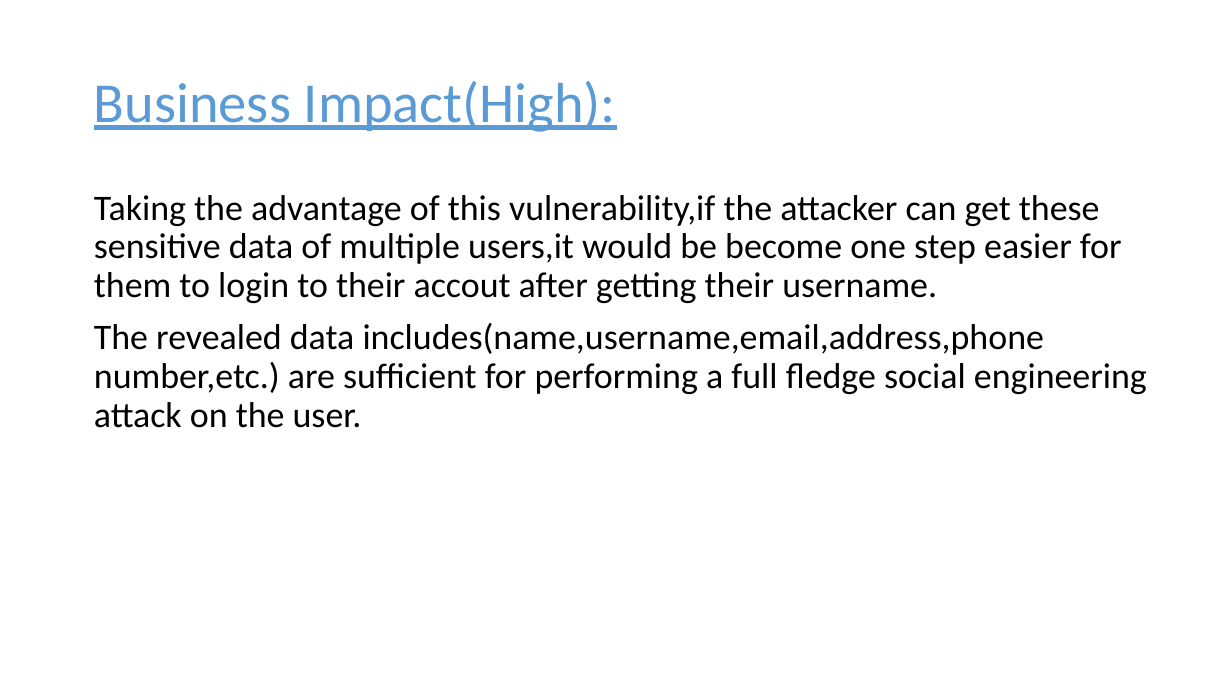
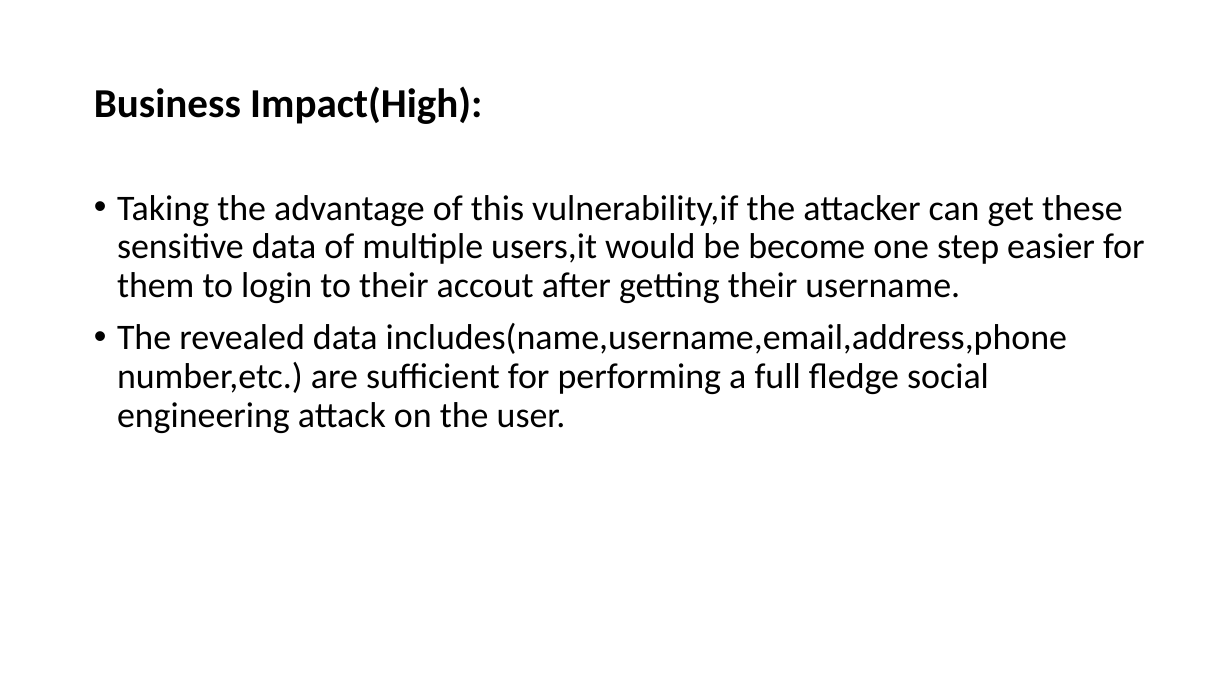
Before and after one commit to RocktimRajkumar/CEH-hack-a-thon, a slide deck: slide 89 of reports/Lifestyle Store/LifeStyle Store Application Reports.pptx (slide 90 before the commit). Drawn at 1232x693 pixels with LibreOffice and Linux fonts; fonts in the diff are those of the drawing. Boxes give left, top, right and bottom in pixels: in the first picture for what was removed or moved away, otherwise in the second. Text is boxed around its words. In the diff, an @@ line names an element or a change of style, - is before the commit and + after.

```diff
--- a/reports/Lifestyle Store/LifeStyle Store Application Reports.pptx
+++ b/reports/Lifestyle Store/LifeStyle Store Application Reports.pptx
@@ title "Business Impact(High):" at [94, 87, 482, 124]: size 44 to 32 pt, text colour #5B9BD5 to #000000, bold on, underline off @@
@@ text "Taking the advantage of this ..." at [117, 195, 1145, 433]: bullet none to • @@
```
Also in this commit, not shown: 3 other slides changed, 1 slide added, 2 slides removed.
